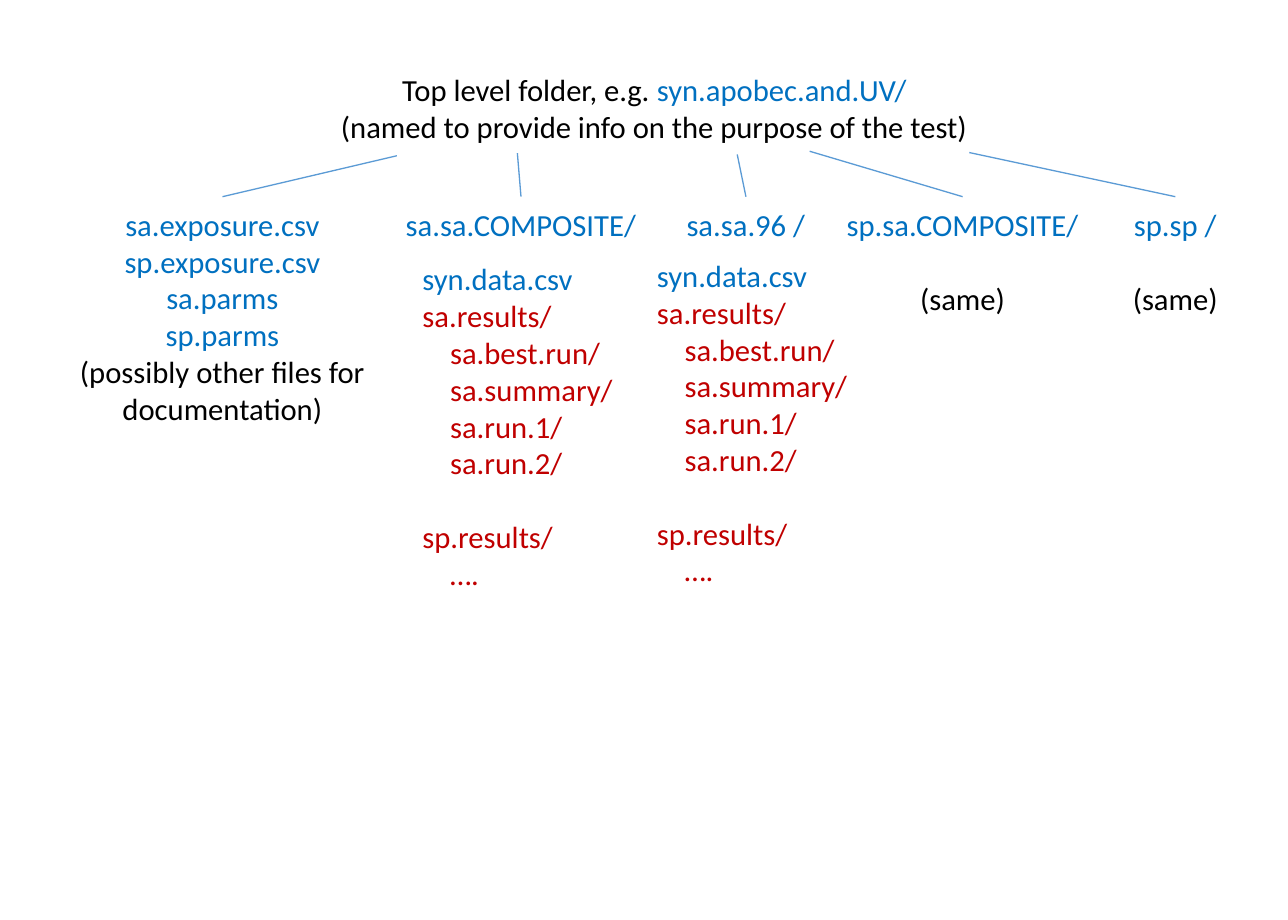
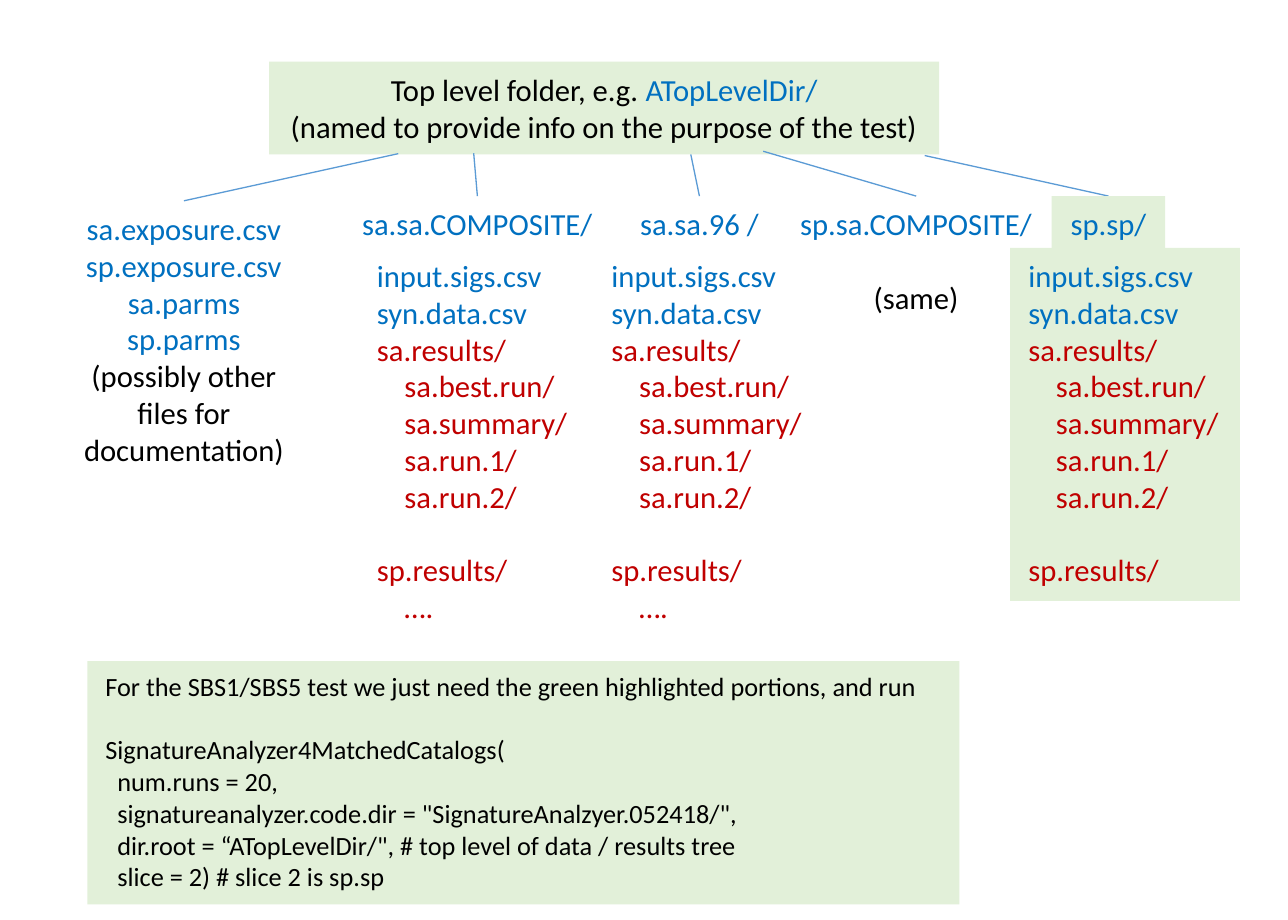
Before and after one commit to steverozen/SynSig, a slide deck: slide 1 of data-raw/DirectoryStructureCoordinateTestCatalogs.pptx. Drawn at 1288x920 pixels with LibreOffice and Linux fonts; fonts in the diff are those of the drawing. Boxes give left, top, right and bottom in pixels: in the first picture for what was removed or moved away, otherwise in the second. Text is boxed around its words. In the diff, an @@ line names an element or a change of style, - is before the commit and + after.

Commit message:
updated documentation

```diff
--- a/data-raw/DirectoryStructureCoordinateTestCatalogs.pptx
+++ b/data-raw/DirectoryStructureCoordinateTestCatalogs.pptx
@@ 1 text, 1 line, 1 rectangle: place and size @@
-1 text, 1 line, 1 rectangle at (341, 79, 966, 237)
+1 text, 1 line, 1 rectangle at (269, 63, 938, 236)
@@ rectangle "Top level folder, e.g. ATopLevelDir/" at (269, 63, 938, 155): fill none to #E2F0D9 @@
@@ text in rectangle at (391, 79, 818, 107): text changed @@
-Top level folder, e.g. syn.apobec.and.UV/
+Top level folder, e.g. ATopLevelDir/
@@ line moved from (397, 156) - (223, 197) to (397, 155) - (184, 201) @@
@@ 2 texts, 2 lines: place and size @@
-2 texts, 2 lines at (406, 151, 1079, 314)
+2 texts, 2 lines at (362, 151, 1032, 313)
@@ line moved from (970, 153) - (1176, 197) to (926, 156) - (1108, 197) @@
@@ text "sa.exposure.csv" rewrapped from (80, 221, 365, 424) to (84, 225, 284, 465) @@
@@ rectangle "sp.sp/" at (1052, 197, 1167, 252): fill none to #E2F0D9 @@
@@ rectangle "sp.sp/": place and size @@
-rectangle "sp.sp/" at (1133, 221, 1218, 314)
+rectangle "sp.sp/" at (1052, 197, 1167, 252)
@@ text in rectangle at (1071, 213, 1147, 240): text changed @@
-sp.sp /
-(same)
+sp.sp/
@@ text "input.sigs.csv": place and size @@
-text "input.sigs.csv" at (422, 268, 613, 553)
+text "input.sigs.csv" at (377, 266, 567, 586)
@@ text at (377, 266, 542, 293): paragraph added @@
+input.sigs.csv
@@ text "input.sigs.csv": place and size @@
-text "input.sigs.csv" at (657, 265, 848, 550)
+text "input.sigs.csv" at (611, 266, 802, 586)
@@ text at (611, 266, 776, 293): paragraph added @@
+input.sigs.csv
@@ rectangle added at (1010, 248, 1240, 602), fill #E2F0D9, 12 pt, text #C00000 @@
+input.sigs.csv
+syn.data.csv
+sa.results/
+sa.best.run/
+sa.summary/
+sa.run.1/
+sa.run.2/
+sp.results/
@@ rectangle added at (86, 661, 959, 903), fill #E2F0D9, 10.4 pt, text #000000 @@
+For the SBS1/SBS5 test we just need the green highlighted portions, and run
+SignatureAnalyzer4MatchedCatalogs(
+num.runs = 20,
+signatureanalyzer.code.dir = "SignatureAnalzyer.052418/",
+dir.root = “ATopLevelDir/", # top level of data / results tree
+slice = 2) # slice 2 is sp.sp
```
Also in this commit, not shown: 1 other file.
